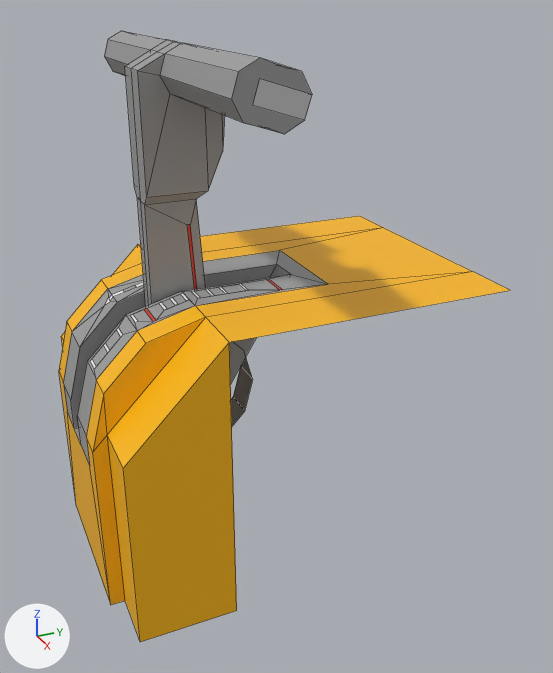
The Blender file blender/train_controller_handle.blend: old version first, new version second.
One viewpoint serves both versions: a 50 mm camera at (0.59, -0.297, 0.355) aimed at (0.025, -0.043, 0.073). Lighting does not change. The marker at lower left points along +X, +Y and +Z. Mesh edges are drawn as thin lines.

Before the edit, the objects in view are built like this:
```python
ob_console_decorative_1 = bpy.data.objects.new('console_decorative_1', me_円柱_001)
ob_console_decorative_1.location = (0.0, -0.05, -0.07)
ob_console_decorative_1.rotation_euler = (0.0, 1.571, 0.0)  # degrees (0, 90, 0)
ob_console_decorative_1.scale = (1.25, 1.25, 1.25)
ob_console_decorative_2 = bpy.data.objects.new('console_decorative_2', me_円柱_004)
ob_console_decorative_2.location = (0.0, -0.05, -0.046)
ob_console_decorative_2.rotation_euler = (0.0, 1.571, 0.0)  # degrees (0, 90, 0)
ob_lever_switch_1_dynamic = bpy.data.objects.new('lever_switch_1_dynamic', me_円)
ob_lever_switch_1_dynamic.location = (0.0, -0.05, 0.0)
ob_lever_switch_1_dynamic.rotation_euler = (0.0, 0.0, 0.393)  # degrees (0, 0, 23)
ob_lever_switch_2_dynamic = bpy.data.objects.new('lever_switch_2_dynamic', me_円柱_007)
ob_lever_switch_2_dynamic.location = (0.0, 0.0, 0.0)
ob_lever_switch_3_dynamic = bpy.data.objects.new('lever_switch_3_dynamic', me_円柱_005)
ob_lever_switch_3_dynamic.location = (0.0, 0.0, 0.0)
ob_lever_switch_3_dynamic.rotation_euler = (0.0, 0.0, 1.571)  # degrees (0, 0, 90)
ob_lever_switch_5_dynamic = bpy.data.objects.new('lever_switch_5_dynamic', me_円柱_011)
ob_lever_switch_5_dynamic.location = (0.0, 0.0, 0.0)
ob_lever_switch_5_dynamic.rotation_euler = (0.0, 0.0, 1.571)  # degrees (0, 0, 90)
ob_master_controller_5_dynamic = bpy.data.objects.new('master_controller_5_dynamic', me_立方体_014)
ob_master_controller_5_dynamic.location = (0.0, -0.125, 0.029)
ob_reverser_3_dynamic = bpy.data.objects.new('reverser_3_dynamic', me_球)
ob_reverser_3_dynamic.location = (-0.013, 0.013, 0.062)
ob_reverser_3_dynamic.rotation_euler = (0.0, 0.0, 0.524)  # degrees (0, 0, 30)
ob_reverser_3_static = bpy.data.objects.new('reverser_3_static', me_立方体_020)
ob_reverser_3_static.location = (0.0, 0.0, 0.0)
# also in view: 'master_controller_5_static' at (0.0, -0.048, 0.0)
```
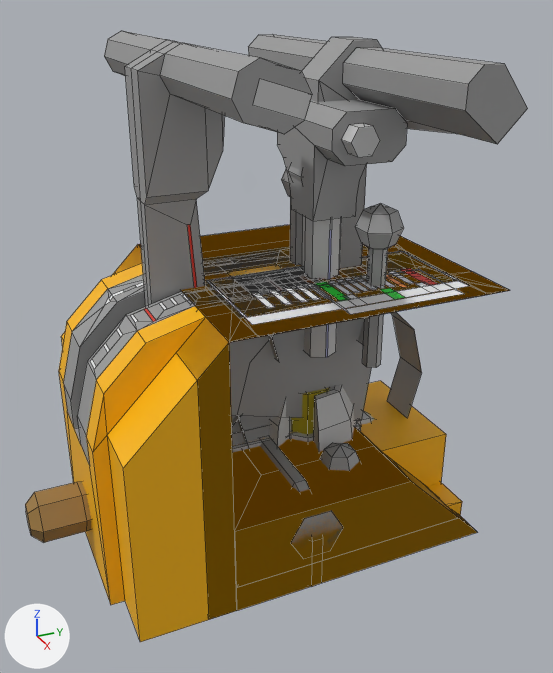
Where the newer file only moved an object's origin or applied its transform, the numbers keep the older frame.

What differs and where, as boxes (x1, y1, x2, y2) in the pictures (553 x 673 px):
'master_controller_4_static', shown
    after: (115, 225, 510, 620)
'master_controller_4_dynamic1', shown
    after: (236, 34, 528, 448)
'console_2_key_static', added
    after: (232, 381, 476, 610)
'master_controller_1_dynamic1', shown
    after: (277, 99, 407, 357)
'console_2_button_static', added
    after: (233, 427, 475, 531)
'reverser_1_static', shown
    after: (181, 229, 509, 342)
'console_1_button_static', shown
    after: (236, 518, 477, 610)
'master_controller_1_static', shown
    after: (198, 235, 500, 336)
'brake_handle_1_dynamic2', shown
    after: (25, 388, 329, 542)
'reverser_1_dynamic', shown
    after: (355, 204, 404, 368)
'brake_handle_1_static', shown
    after: (269, 385, 356, 452)
'reverser_3_static', shown
    after: (140, 228, 509, 342)
'master_controller_1_dynamic2', shown
    after: (341, 124, 380, 157)
'console_decorative_2', shown
    after: (260, 440, 309, 492)
'reverser_4_dynamic1', added
    after: (320, 443, 360, 471)
'reverser_3_dynamic', shown
    after: (281, 169, 302, 265)
'console_decorative_1', shown
    after: (291, 511, 343, 555)
'reverser_4_dynamic', added
    after: (268, 166, 365, 361)
'lever_switch_5_dynamic', shown
    after: (232, 420, 292, 445)
'reverser_4_static', added
    after: (427, 483, 462, 515)
'lever_switch_2_dynamic', shown
    after: (231, 415, 291, 432)
'master_controller_3_dynamic1', shown
    after: (232, 431, 314, 453)
'master_controller_4_dynamic2', shown
    after: (405, 120, 456, 134)
'console_2', added
    after: (355, 427, 470, 525)
'lever_switch_1_dynamic', shown
    after: (356, 411, 374, 425)
'console_1_key_static', shown
    after: (425, 485, 467, 524)

What changed in the scene script:
```text
Change me_球:
    used by ob_reverser_3_dynamic; location = (-0.013, 0.013, 0.062); rotation_euler = (0.0, 0.0, 0.524), in degrees (0, 0, 30)
    remove me_球.from_pydata(...)  # 31 vertices, 30 faces; spans x -0.017..0.017, y -0.02..0.02, z 0.0..0.157
    add me_球.from_pydata(...)  # 49 vertices, 38 faces; spans x -0.02..0.02, y -0.05..0.05, z -0.025..0.157
    me_球 part 1: 30 vertices removed from x -0.017..0.017, y -0.02..0.02, z 0.0..0.152; 30 vertices added at x -0.02..0.02, y -0.017..0.017, z 0.0..0.152
Change me_立方体_020:
    remove me_立方体_020.from_pydata(...)  # 32 vertices, 26 faces; spans x -0.125..0.125, y -0.125..0.125, z 0.094..0.126
    add me_立方体_020.from_pydata(...)  # 24 vertices, 19 faces; spans x -0.125..0.125, y -0.125..0.125, z 0.036..0.125
    me_立方体_020 part 2: 16 vertices removed from x -0.031..0.05, y -0.062..0.087, z 0.094..0.125; 20 vertices added at x -0.031..0.05, y -0.075..0.075, z 0.036..0.125
Add me_立方体_015:
    me_立方体_015.from_pydata([(-0.125, -0.125, -0.042), (-0.125, 0.042, -0.042), (-0.125, -0.125, -0.125), (-0.125, 0.125, -0.125), (0.125, -0.125, -0.042), (0.125, 0.042, -0.042), (0.125, -0.125, -0.125), (0.125, 0.125, -0.125)], [], [(0, 1, 3, 2), (6, 7, 5, 4), (4, 5, 1, 0), (2, 6, 4, 0), (7, 3, 1, 5)])
    me_立方体_015.materials.append(mat_material_color1)  # yellow #ffbb00
Change ob_lever_switch_1_dynamic:
    remove ob_lever_switch_1_dynamic.hide_set(True)
Change ob_lever_switch_2_dynamic:
    remove ob_lever_switch_2_dynamic.hide_set(True)
Change ob_lever_switch_3_dynamic:
    remove ob_lever_switch_3_dynamic.hide_set(True)
Change ob_lever_switch_5_dynamic:
    remove ob_lever_switch_5_dynamic.hide_set(True)
Change ob_console_decorative_1:
    remove ob_console_decorative_1.hide_set(True)
Change ob_console_decorative_2:
    remove ob_console_decorative_2.hide_set(True)
Change ob_master_controller_1_dynamic1:
    remove ob_master_controller_1_dynamic1.hide_set(True)
Change ob_master_controller_1_dynamic2:
    remove ob_master_controller_1_dynamic2.hide_set(True)
Change ob_master_controller_1_static:
    remove ob_master_controller_1_static.hide_set(True)
Change ob_reverser_1_dynamic:
    remove ob_reverser_1_dynamic.hide_set(True)
Change ob_reverser_1_static:
    remove ob_reverser_1_static.hide_set(True)
Change ob_brake_handle_1_dynamic2:
    remove ob_brake_handle_1_dynamic2.hide_set(True)
Change ob_master_controller_3_dynamic1:
    remove ob_master_controller_3_dynamic1.hide_set(True)
Change ob_brake_handle_1_static:
    remove ob_brake_handle_1_static.hide_set(True)
Change ob_master_controller_4_dynamic1:
    remove ob_master_controller_4_dynamic1.hide_set(True)
Change ob_master_controller_4_dynamic2:
    remove ob_master_controller_4_dynamic2.hide_set(True)
Change ob_master_controller_4_static:
    remove ob_master_controller_4_static.hide_set(True)
Change ob_console_1_key_static:
    remove ob_console_1_key_static.hide_set(True)
Change ob_console_1_button_static:
    remove ob_console_1_button_static.hide_set(True)
Change ob_reverser_3_dynamic:
    ob_reverser_3_dynamic.rotation_euler: (0.0, 0.0, 0.524) -> (0.0, 0.0, 0.0)  # degrees (0, 0, 30) -> degrees (0, 0, 0)
    remove ob_reverser_3_dynamic.hide_set(True)
    ob_reverser_3_dynamic.location: (-0.013, 0.013, 0.062) -> (-0.013, 0.0, 0.062)
Change ob_reverser_3_static:
    remove ob_reverser_3_static.hide_set(True)
Add ob_reverser_4_dynamic1:
    ob_reverser_4_dynamic1 = bpy.data.objects.new('reverser_4_dynamic1', me_円柱_016)  # 32 vertices, 30 faces; spans x -0.02..0.02, y -0.0173..0.0173, z 0.0955..0.1868; in mat_material_darkgray (grey #9d9d9d), mat_material_lightgray (light grey #c8c8c8)
    ob_reverser_4_dynamic1.location = (0.07, 0.0, -0.212)
Add ob_reverser_4_static:
    ob_reverser_4_static = bpy.data.objects.new('reverser_4_static', me_立方体_023)  # 40 vertices, 31 faces; spans x 0.027..0.098, y -0.125..0.125, z -0.125..-0.106; in mat_material_color1 (yellow #ffbb00), mat_material_darkgray (grey #9d9d9d), mat_material_lightgray (light grey #c8c8c8), mat_material_black (black #272727)
    ob_reverser_4_static.location = (0.0, 0.0, 0.0)
Add ob_reverser_4_dynamic:
    ob_reverser_4_dynamic = bpy.data.objects.new('reverser_4_dynamic', me_球_002)  # 50 vertices, 38 faces; spans x -0.025..0.025, y -0.05..0.05, z -0.025..0.163; in mat_material_darkgray (grey #9d9d9d), mat_material_lightgray (light grey #c8c8c8)
    ob_reverser_4_dynamic.location = (0.013, 0.0, 0.075)
Add ob_console_2_key_static:
    ob_console_2_key_static = bpy.data.objects.new('console_2_key_static', me_立方体_021)  # 84 vertices, 73 faces; spans x -0.125..0.125, y -0.125..0.125, z -0.125..-0.042; in mat_material_color1 (yellow #ffbb00), mat_material_lightgray (light grey #c8c8c8), mat_material_black (black #272727)
    ob_console_2_key_static.location = (0.0, 0.0, 0.0)
Add ob_console_2_button_static:
    ob_console_2_button_static = bpy.data.objects.new('console_2_button_static', me_立方体_018)  # 24 vertices, 21 faces; spans x -0.125..0.125, y -0.125..0.125, z -0.125..-0.042; in mat_material_color1 (yellow #ffbb00), mat_material_darkgray (grey #9d9d9d)
    ob_console_2_button_static.location = (0.0, 0.0, 0.0)
Add ob_console_2:
    ob_console_2 = bpy.data.objects.new('console_2', me_立方体_015)
    ob_console_2.location = (0.0, 0.0, 0.0)
```
